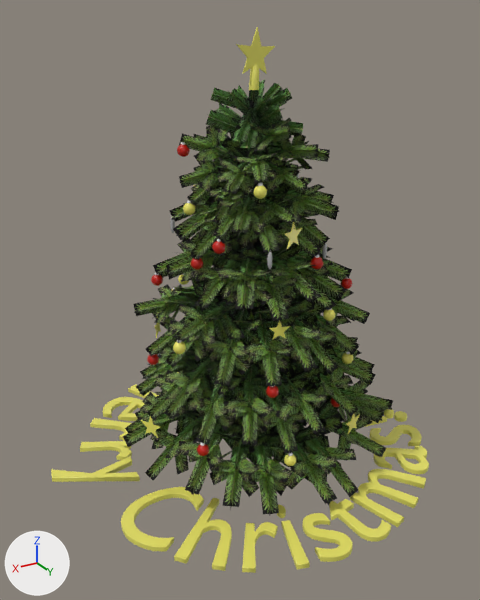
What one commit did to the COLLADA model data/Christmas.dae.
Camera for both pictures: a 50 mm lens placed at (1.54, 2.45, 2.08), pointed at (0.1, 0.05, 0.87). Every picture has the same lights, and +X, +Y and +Z are marked at lower left. Where no turn or scale is listed for an object, it has been applied to the vertices.

Objects in the first picture: 'Text', 'leaves', 'star_001'.
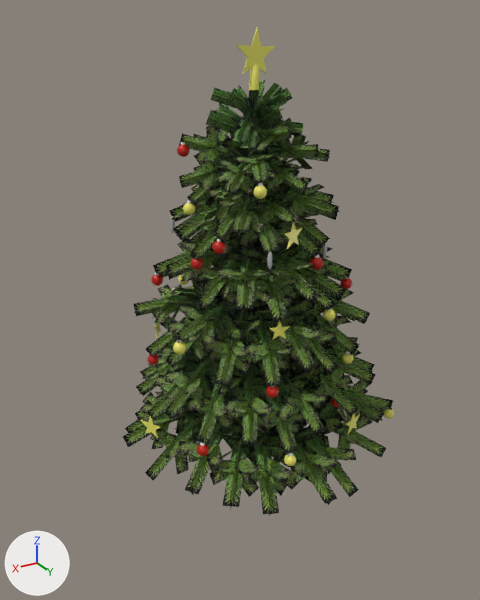
Where the change shows, as pixel boxes [x1, y1, x2, y2] in the pictures (480 x 600 px):
```json
{"object": "Text", "change": "deleted", "before": [51, 372, 429, 573], "on screen": "yellow"}
```

Scene script edits in JSON lines:
```json
{"op": "remove", "block": "ob_text", "code": ["ob_text = bpy.data.objects.new('Text', me_mesh_002)", "ob_text.location = (-0.028, -0.025, 0.02)"]}
```
